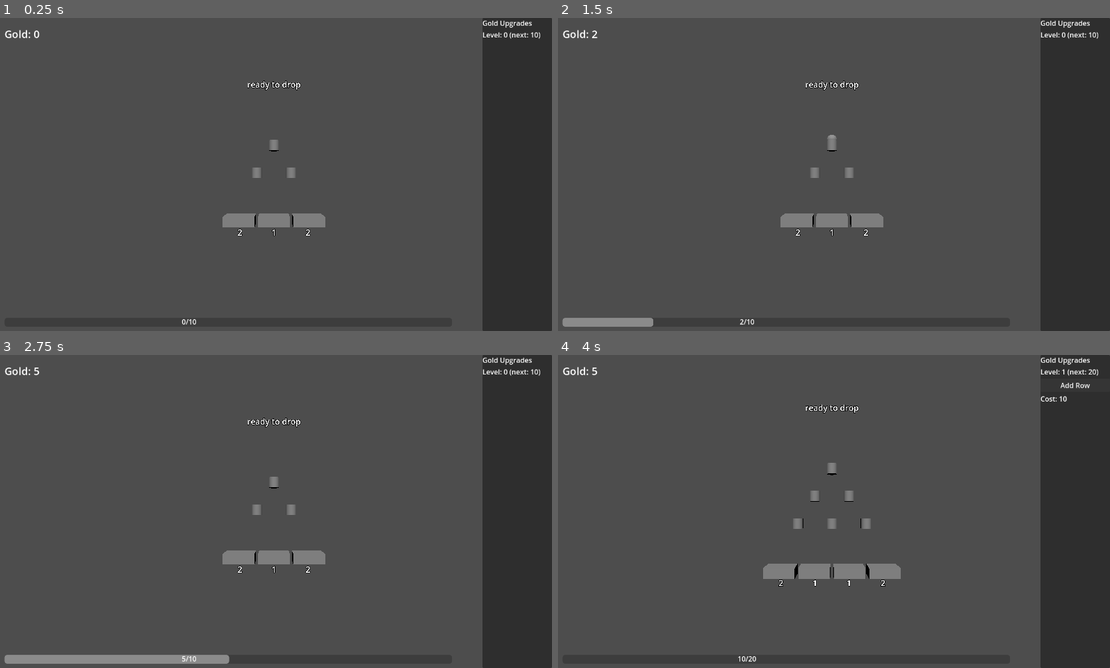
Above: before the commit, frames 1-4 (two rows, left to right).
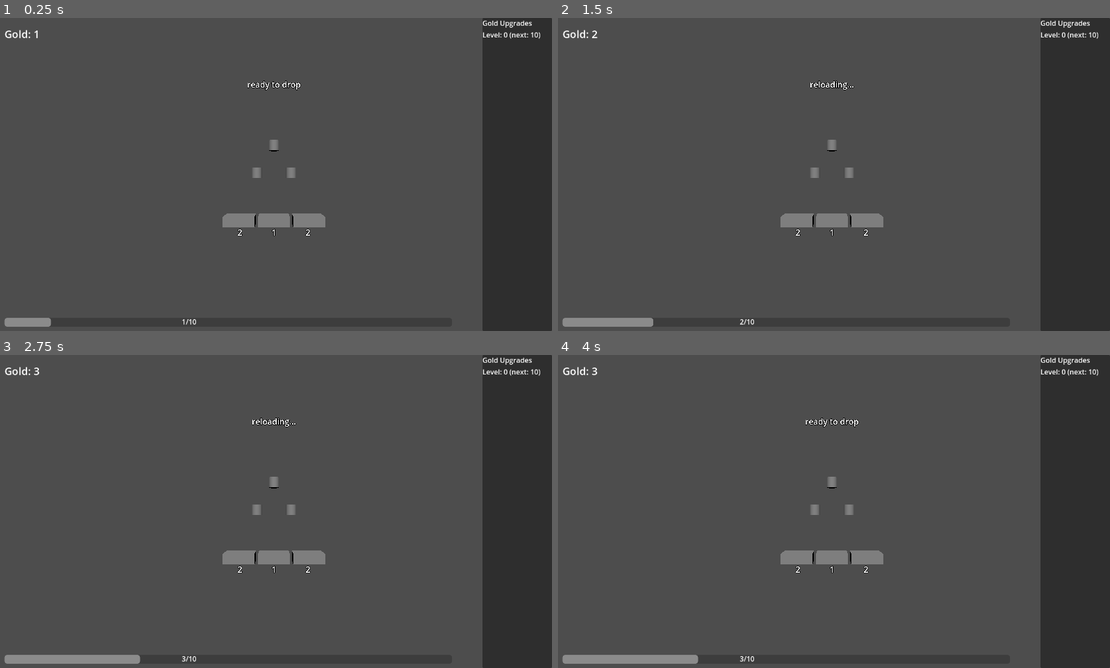
Above: after the commit, the same moments.

Repository: kjbrown-sandbox/pleenko
Game: Godot game, scene res://scenes/main.tscn
Two runs of this game, one before a commit and one after it. Both use one fixed random seed, a clock stepped at 60 frames per second and the inputs below.
Inputs (mouse positions are in pixels of both pictures, inside the frame that each line leads up to):
- Up to frame 1 (0.25 s): no input
- Up to frame 2 (1.5 s): tap Enter at 0.5 s; move the mouse to (955, 158) at 0.52 s; hold Space (drop_coin) 0.53-1.28 s; click (955, 158) at 0.67 s; move the mouse to (718, 190) at 1.27 s; tap Space (drop_coin) at 1.35 s; click (718, 190) at 1.42 s
- Up to frame 3 (2.75 s): move the mouse to (331, 442) at 2.02 s; hold Space (drop_coin) from 2.03 s (still down); click (331, 442) at 2.17 s
- Up to frame 4 (4 s): move the mouse to (806, 574) at 2.77 s; release Space (drop_coin) at 2.78 s; tap Space (drop_coin) at 2.85 s; click (806, 574) at 2.92 s; click (1076, 386) at 3.5 s, where only the run before the commit has a clickable "Add Row"

The runs differ from the first frame. In frame 1, 0.3% of the frame differs, in the area x 0-34%, y 4-99%; in frame 2, 0.2%; in frame 3, 0.6%; in frame 4, 3.5%, in the area x 0-97%, y 4-99%.

Commit message:
Add orange panel upgrades and enhance UI for better interaction

Diff:
--- a/scenes/ui.tscn
+++ b/scenes/ui.tscn
@@ -128,6 +128,24 @@
 [node name="AutodropperCostLabel" type="Label" parent="OrangeUpgradePanel/VBoxContainer"]
 layout_mode = 2
 text = "Cost: 5 | Lvl: 0 | Cap: 10"
+
+[node name="OrangeDropRateButton" type="Button" parent="OrangeUpgradePanel/VBoxContainer"]
+layout_mode = 2
+focus_mode = 0
+text = "Drop Rate"
+
+[node name="OrangeDropRateCostLabel" type="Label" parent="OrangeUpgradePanel/VBoxContainer"]
+layout_mode = 2
+text = "Cost: 5 | Rate: 10.0s"
+
+[node name="OrangeQueueUpButton" type="Button" parent="OrangeUpgradePanel/VBoxContainer"]
+layout_mode = 2
+focus_mode = 0
+text = "Queue +1"
+
+[node name="OrangeQueueUpCostLabel" type="Label" parent="OrangeUpgradePanel/VBoxContainer"]
+layout_mode = 2
+text = "Cost: 10 | Queue: 1"
 
 [node name="RedUpgradePanel" type="PanelContainer" parent="."]
 visible = false
--- a/scripts/main.gd
+++ b/scripts/main.gd
@@ -6,7 +6,7 @@
 var board_scene: PackedScene = preload("res://scenes/plinko_board.tscn")
 
 # --- Currency ---
-var coin_total: int = 0
+var coin_total: int = 1
 var orange_coin_total: int = 0
 var red_coin_total: int = 0
 
@@ -31,6 +31,11 @@
 var bucket_value_level: int = 0
 var drop_rate_cost: int = 100
 var drop_rate_level: int = 0
+
+# --- Orange panel upgrades ---
+var orange_drop_rate_cost: int = 5
+var orange_drop_rate_delta: int = 5
+var orange_queue_up_cost: int = 10
 
 # --- Other upgrade costs (x1.5 multiplier) ---
 var autodropper_cost: int = 5
@@ -88,7 +93,7 @@
 	# Gold drop cooldown (1s between manual drops)
 	gold_drop_cooldown = Timer.new()
 	gold_drop_cooldown.one_shot = true
-	gold_drop_cooldown.wait_time = 0.01
+	gold_drop_cooldown.wait_time = 1.0
 	gold_drop_cooldown.timeout.connect(_on_gold_cooldown_finished)
 	add_child(gold_drop_cooldown)
 
@@ -128,6 +133,8 @@
 	ui.orange_upgrade_pressed.connect(_buy_orange_upgrade)
 	ui.red_upgrade_pressed.connect(_buy_red_upgrade)
 	ui.autodropper_pressed.connect(_buy_autodropper)
+	ui.orange_drop_rate_pressed.connect(_buy_orange_drop_rate)
+	ui.orange_queue_up_pressed.connect(_buy_orange_queue_up)
 	ui.bucket_value_pressed.connect(_buy_bucket_value)
 	ui.drop_rate_pressed.connect(_buy_drop_rate)
 	ui.gold_row_cap_pressed.connect(_buy_gold_row_cap)
@@ -181,10 +188,14 @@
 func _on_regular_drop_requested() -> void:
 	if gold_drop_cooldown.wait_time > 0.0 and not gold_drop_cooldown.is_stopped():
 		return
-	regular_board.drop_coin()
-	if gold_drop_cooldown.wait_time > 0.0:
-		gold_drop_cooldown.start()
-		gold_drop_label.text = "reloading..."
+	if coin_total < 1:
+		return
+	if regular_board.drop_coin():
+		coin_total -= 1
+		ui.update_coins(coin_total)
+		if gold_drop_cooldown.wait_time > 0.0:
+			gold_drop_cooldown.start()
+			gold_drop_label.text = "reloading..."
 
 
 func _on_gold_cooldown_finished() -> void:
@@ -258,6 +269,8 @@
 	ui.update_orange_queue(orange_queue, orange_queue_max)
 	ui.update_orange_upgrade(orange_upgrade_cost)
 	ui.update_autodropper(autodropper_cost, autodropper_level, autodropper_cap)
+	ui.update_orange_drop_rate(orange_drop_rate_cost, orange_queue_timer.wait_time)
+	ui.update_orange_queue_up(orange_queue_up_cost, orange_queue_max)
 
 
 # === Orange board handlers ===
@@ -301,7 +314,41 @@
 
 func _on_autodropper_timeout() -> void:
 	# Auto-drop a gold coin (independent of manual cooldown)
-	regular_board.drop_coin()
+	if coin_total < 1:
+		return
+	if regular_board.drop_coin():
+		coin_total -= 1
+		ui.update_coins(coin_total)
+
+
+# === Orange Drop Rate (orange currency, reduces queue timer) ===
+
+func _buy_orange_drop_rate() -> void:
+	if orange_coin_total < orange_drop_rate_cost:
+		return
+
+	orange_coin_total -= orange_drop_rate_cost
+	orange_queue_timer.wait_time *= 0.9
+
+	orange_drop_rate_cost += orange_drop_rate_delta
+	orange_drop_rate_delta += 5
+	ui.update_orange_coins(orange_coin_total)
+	ui.update_orange_drop_rate(orange_drop_rate_cost, orange_queue_timer.wait_time)
+
+
+# === Orange Queue +1 (orange currency) ===
+
+func _buy_orange_queue_up() -> void:
+	if orange_coin_total < orange_queue_up_cost:
+		return
+
+	orange_coin_total -= orange_queue_up_cost
+	orange_queue_max += 1
+
+	orange_queue_up_cost += 5
+	ui.update_orange_coins(orange_coin_total)
+	ui.update_orange_queue_up(orange_queue_up_cost, orange_queue_max)
+	ui.update_orange_queue(orange_queue, orange_queue_max)
 
 
 # === Bucket Value +1 (gold currency, gold panel) ===
--- a/scripts/ui.gd
+++ b/scripts/ui.gd
@@ -4,6 +4,8 @@
 signal orange_upgrade_pressed
 signal red_upgrade_pressed
 signal autodropper_pressed
+signal orange_drop_rate_pressed
+signal orange_queue_up_pressed
 signal bucket_value_pressed
 signal drop_rate_pressed
 signal gold_row_cap_pressed
@@ -33,6 +35,10 @@
 @onready var orange_queue_label: Label = $OrangeUpgradePanel/VBoxContainer/OrangeQueueLabel
 @onready var autodropper_button: Button = $OrangeUpgradePanel/VBoxContainer/AutodropperButton
 @onready var autodropper_cost_label: Label = $OrangeUpgradePanel/VBoxContainer/AutodropperCostLabel
+@onready var orange_drop_rate_button: Button = $OrangeUpgradePanel/VBoxContainer/OrangeDropRateButton
+@onready var orange_drop_rate_cost_label: Label = $OrangeUpgradePanel/VBoxContainer/OrangeDropRateCostLabel
+@onready var orange_queue_up_button: Button = $OrangeUpgradePanel/VBoxContainer/OrangeQueueUpButton
+@onready var orange_queue_up_cost_label: Label = $OrangeUpgradePanel/VBoxContainer/OrangeQueueUpCostLabel
 
 @onready var red_upgrade_panel: PanelContainer = $RedUpgradePanel
 @onready var red_countdown_label: Label = $RedUpgradePanel/VBoxContainer/RedCountdownLabel
@@ -56,6 +62,8 @@
 	orange_upgrade_button.pressed.connect(func(): orange_upgrade_pressed.emit())
 	red_add_row_button.pressed.connect(func(): red_upgrade_pressed.emit())
 	autodropper_button.pressed.connect(func(): autodropper_pressed.emit())
+	orange_drop_rate_button.pressed.connect(func(): orange_drop_rate_pressed.emit())
+	orange_queue_up_button.pressed.connect(func(): orange_queue_up_pressed.emit())
 	bucket_value_button.pressed.connect(func(): bucket_value_pressed.emit())
 	drop_rate_button.pressed.connect(func(): drop_rate_pressed.emit())
 	gold_row_cap_button.pressed.connect(func(): gold_row_cap_pressed.emit())
@@ -107,6 +115,14 @@
 
 func update_autodropper(cost: int, level: int, cap: int) -> void:
 	autodropper_cost_label.text = "Cost: " + str(cost) + " | Lvl: " + str(level) + " | Cap: " + str(cap)
+
+
+func update_orange_drop_rate(cost: int, rate: float) -> void:
+	orange_drop_rate_cost_label.text = "Cost: " + str(cost) + " | Rate: " + str(snapped(rate, 0.01)) + "s"
+
+
+func update_orange_queue_up(cost: int, queue_max: int) -> void:
+	orange_queue_up_cost_label.text = "Cost: " + str(cost) + " | Queue: " + str(queue_max)
 
 
 func update_level(level: int, next_threshold: int) -> void:
Not shown, changed: notes_to_self.md
